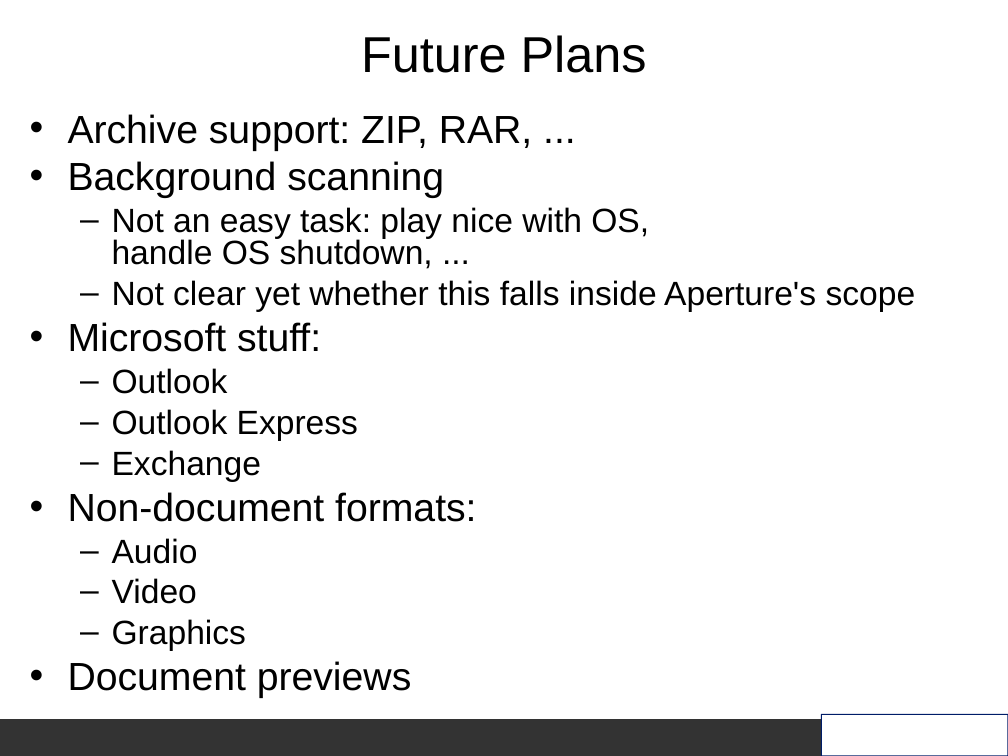
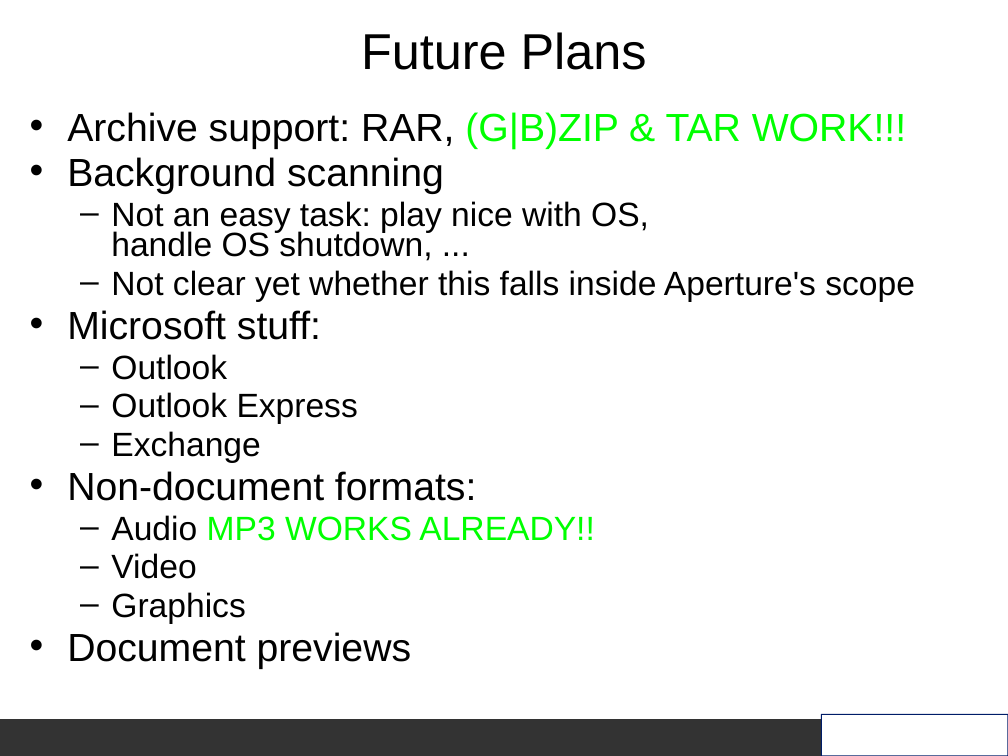
Before and after one commit to aurora/aperture, a slide deck: slide 28 of aperture/doc/Aperture_slides.ppt (slide 21 before the commit). Drawn at 1008x756 pixels with LibreOffice and Linux fonts; fonts in the diff are those of the drawing; background and template pictures are left out. Boxes give left, top, right and bottom in pixels: in the first picture for what was removed or moved away, otherwise in the second. Text is boxed around its words. In the diff, an @@ line names an element or a change of style, - is before the commit and + after.

Commit message:
updated the Aperture_slides.ppt presentation

```diff
--- a/aperture/doc/Aperture_slides.ppt
+++ b/aperture/doc/Aperture_slides.ppt
@@ title "Future Plans" at <box>361,32,647,70</box>: line spacing 1 to 0.93 @@
@@ text at <box>67,112,906,149</box>: text changed @@
-• Archive support: ZIP, RAR, ...
+• Archive support: RAR, (G|B)ZIP & TAR WORK!!!
@@ text at <box>67,157,915,669</box>: indent changed; line spacing 0.8 to 0.75 @@
@@ text at <box>111,515,594,541</box>: text changed; text colour #000000 to #00FF00 @@
-  – Audio
+  – Audio MP3 WORKS ALREADY!!
```
Also in this commit, not shown: 19 other slides changed, 7 slides added, 1 other file.
